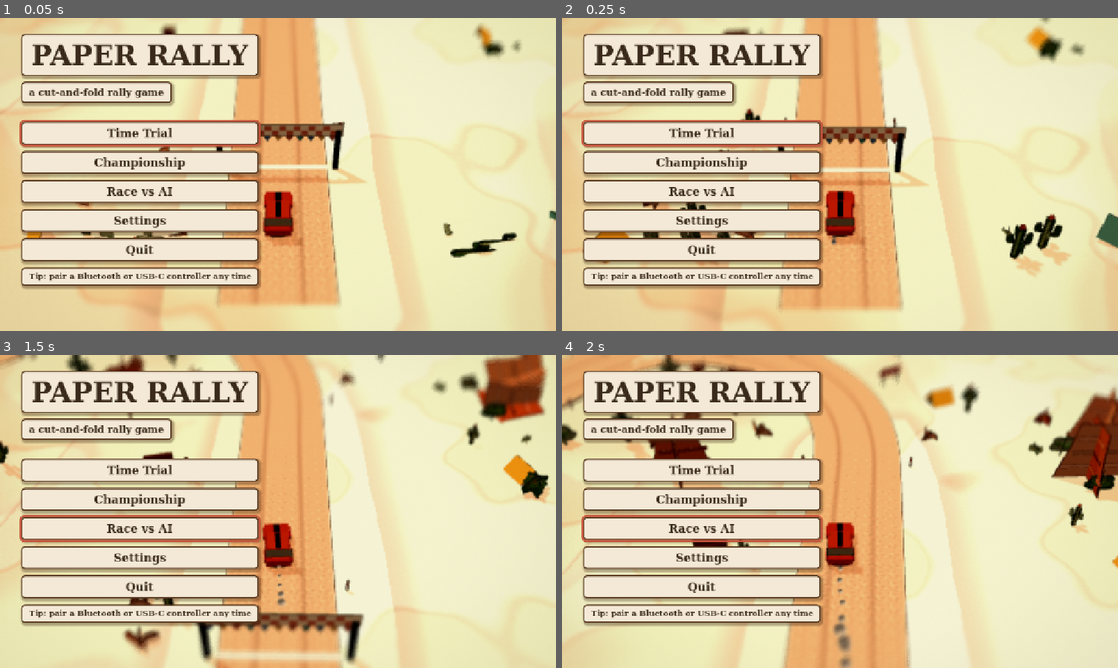
Above: before the commit, frames 1-4 (two rows, left to right).
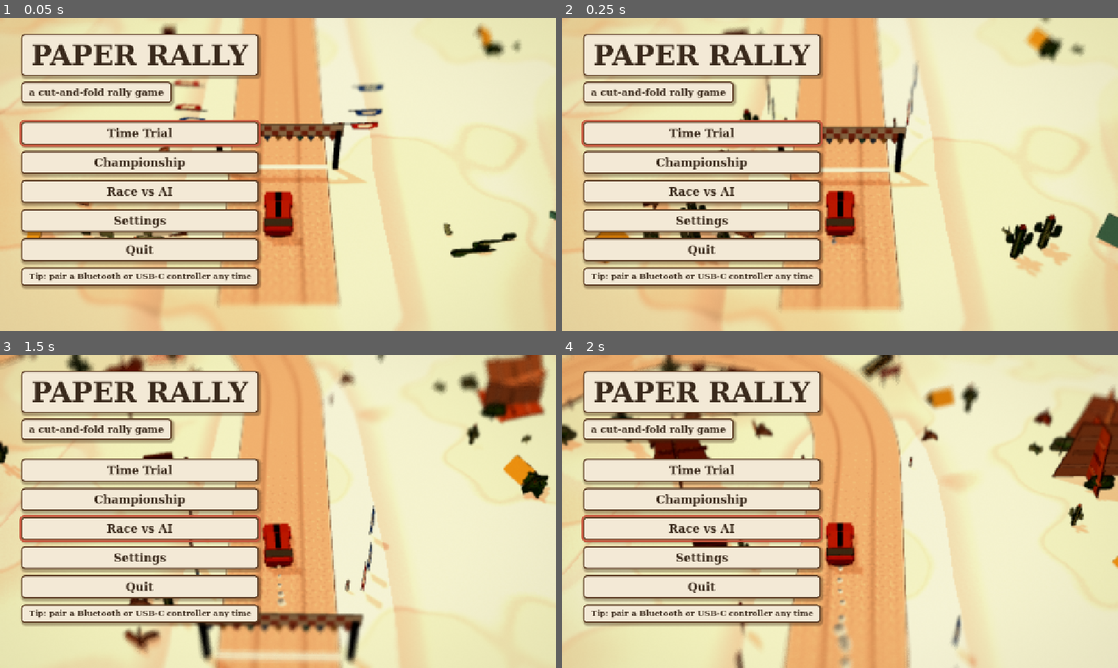
Above: after the commit, the same moments.

Repository: sparx1981/Rally
Game: Godot game, scene res://scenes/main.tscn
Two runs of this game, one before a commit and one after it. Both use one fixed random seed, a clock stepped at 60 frames per second and the inputs below.
Inputs (mouse positions are in pixels of both pictures, inside the frame that each line leads up to):
- Up to frame 1 (0.05 s): no input
- Up to frame 2 (0.25 s): no input
- Up to frame 3 (1.5 s): move the mouse to (400, 495) at 0.52 s; hold D (steer_right) 0.53-1.25 s; hold C (camera) 0.53-1.25 s; click (400, 495) at 0.67 s; drag from (166, 527) to (250, 574) at 1.27 s
- Up to frame 4 (2 s): no input

The runs differ from the first frame. In frame 1, 0.7% of the frame differs, in the area x 29-70%, y 19-71%; in frame 2, 0.4%; in frame 3, 0.7%; in frame 4, 1.2%, in the area x 0-100%, y 0-100%.

Commit message:
Signage and fictional sponsor banners, breakable small props, slope-aware landing fix
Co-Authored-By: Claude Opus 5.5 <noreply@anthropic.com>
Claude-Session: https://claude.ai/code/session_019LopR7CfQzTS2qzV1MAwgs

Diff:
--- a/scripts/car/car.gd
+++ b/scripts/car/car.gd
@@ -58,6 +58,8 @@
 var head_pos := Vector3(0.35, 1.3, 0)
 var lamp_pos := Vector3(0, 0.6, 2.0)
 var model_root: Node3D
+var _prev_gh := 0.0
+var _has_prev_gh := false
 
 var _body: Node3D
 var _wheels: Array = []
@@ -169,6 +171,7 @@
 	lat = lateral
 	y = track.surface_height(pos, s_pos, lateral)
 	vy = 0.0
+	_prev_gh = y
 	airborne = false
 	_sync_visual(0.0)
 
@@ -218,27 +221,31 @@
 		splashed.emit(absf(vel.dot(fwd())))
 	in_water = water
 	# Vertical: follow the road over crests and ramps; leave it when it falls away faster than gravity.
-	var gh = track.surface_height(pos, s, lat)
+	var gh := track.surface_height(pos, s, lat)
+	var ground_vy := (gh - _prev_gh) / dt if _has_prev_gh else 0.0
+	_prev_gh = gh
+	_has_prev_gh = true
 	if airborne:
 		air_time += dt
 		vy -= GRAVITY * dt
 		y += vy * dt
 		if y <= gh:
-			var hit_v := -vy
+			var hit_v := ground_vy - vy
 			y = gh
-			vy = 0.0
+			vy = ground_vy
 			airborne = false
 			if air_time > 0.12:
 				landed.emit(hit_v)
 	else:
-		var vy_ground = (gh - y) / dt
-		if vy_ground < vy - GRAVITY * dt * 1.5 and vy > -3.0:
+		# Ballistic if the ground drops away faster than gravity can pull the car down.
+		var predicted := y + vy * dt - 0.5 * GRAVITY * dt * dt
+		if gh < predicted - 0.02 and vy > ground_vy + 0.5:
 			airborne = true
 			air_time = 0.0
 			vy -= GRAVITY * dt
 			y += vy * dt
 		else:
-			vy = vy_ground
+			vy = ground_vy
 			y = gh
 	var grounded := 0.0 if airborne else 1.0
 	var f := fwd()
--- a/scripts/paper/pieces.gd
+++ b/scripts/paper/pieces.gd
@@ -5,6 +5,9 @@
 ## {mesh, r (collision radius), solid, h (height), size (flap size 0..1)}.
 
 const SKIN := [Color("#e8c4a0"), Color("#c99470"), Color("#8f5f42"), Color("#f0d2b4")]
+## Fictional sponsors (no real brands).
+const SPONSORS := [["FOLDLINE OIL", "#c8553d", "#efe3c8"], ["CARDSTOCK TYRES", "#2b2b2b", "#e8b04a"], ["CREASE COLA", "#3f6fa8", "#efe3c8"],
+	["PULPWORKS", "#2f8a8a", "#efe3c8"], ["SCISSOR SPEED", "#e8b04a", "#2b2b2b"], ["ORIGAMI AIR", "#efe3c8", "#c8553d"]]
 const CLOTHES := [Color("#c8553d"), Color("#3f6fa8"), Color("#e8b04a"), Color("#2f8a8a"), Color("#7a3b3b"), Color("#e2763a"), Color("#5f7f4a")]
 
 
@@ -34,6 +37,11 @@
 		"snowbank": return snowbank(pal, rng)
 		"spectators": return spectators(pal, rng)
 		"post": return marker_post(pal, rng)
+		"banner": return banner(rng)
+		"board": return billboard(rng)
+		"warn": return warn_sign(rng)
+		"km": return km_board(rng)
+		"flag": return feather_flag(rng)
 		"tape": return tape(pal, rng)
 	return bush(pal, rng)
 
@@ -472,6 +480,92 @@
 
 # --- functional track furniture ------------------------------------------------------------------
 
+## A label printed on a card: {text ("{TEXT}" = per-placement text), pos, yaw, size, color}.
+static func _label(text: String, pos: Vector3, yaw: float, size: int, col: Color) -> Dictionary:
+	return {"text": text, "pos": pos, "yaw": yaw, "size": size, "color": col}
+
+
+## Sponsor A-frame banner leaning back so its print faces the sky and the camera.
+static func banner(rng: RandomNumberGenerator) -> Dictionary:
+	var b := PaperKit.Builder.new(rng.randi())
+	var sp: Array = SPONSORS[rng.randi() % SPONSORS.size()]
+	var bg := Color(sp[1])
+	var fg := Color(sp[2])
+	var w := 5.6
+	var pitch := -0.95
+	var T := Transform3D(Basis(Vector3.RIGHT, pitch), Vector3(0, 0.12, 0))
+	b.card(PaperKit.rect(w, 1.3, 0, 0), T, bg, {"thick": 0.05, "edge": 0.05, "lip": 0.05})
+	b.card(PaperKit.rect(w - 0.3, 0.07, 0, 0.18), T * Transform3D(Basis(), Vector3(0, 0, 0.03)), fg, {"thick": 0.005, "edge": 0.0, "lip": 0.0, "sides": false})
+	for x in [-w * 0.42, w * 0.42]:
+		var top := T * Vector3(x, 1.2, 0)
+		b.slab(Vector3(x - 0.08, 0.0, top.z - 0.9), Vector3(x + 0.08, 0.0, top.z - 0.9), Vector3(x + 0.08, top.y, top.z - 0.05), Vector3(x - 0.08, top.y, top.z - 0.05), 0.04, Color("#6a4a32"))
+	var out := _out(b, 0.5, false, 1.2, 0.4)
+	out["labels"] = [{"text": sp[0], "pos": T * Vector3(0, 0.72, 0.035), "yaw": 0.0, "pitch": pitch, "size": 60, "color": fg}]
+	out["breakable"] = true
+	return out
+
+
+## A big roadside billboard, tilted back on struts.
+static func billboard(rng: RandomNumberGenerator) -> Dictionary:
+	var b := PaperKit.Builder.new(rng.randi())
+	var sp: Array = SPONSORS[rng.randi() % SPONSORS.size()]
+	var bg := Color(sp[1])
+	var fg := Color(sp[2])
+	var pitch := -0.7
+	var T := Transform3D(Basis(Vector3.RIGHT, pitch), Vector3(0, 0.3, 0))
+	b.card(PaperKit.rrect(4.4, 2.2, 0.08, 0, 0), T, bg, {"thick": 0.06, "edge": 0.05, "lip": 0.06})
+	b.card(PaperKit.rrect(4.0, 0.12, 0.04, 0, 0.55), T * Transform3D(Basis(), Vector3(0, 0, 0.035)), fg, {"thick": 0.005, "edge": 0.0, "lip": 0.0, "sides": false})
+	for x in [-1.6, 1.6]:
+		var top := T * Vector3(x, 2.1, 0)
+		b.box(Vector3(x, top.y * 0.5, top.z - 0.1), Vector3(0.16, top.y, 0.16), Transform3D(), Color("#6a4a32"))
+	var out := _out(b, 1.0, true, 2.0, 0.55)
+	out["labels"] = [{"text": sp[0], "pos": T * Vector3(0, 1.4, 0.04), "yaw": 0.0, "pitch": pitch, "size": 76, "color": fg},
+		{"text": "RALLY PARTNER", "pos": T * Vector3(0, 0.85, 0.04), "yaw": 0.0, "pitch": pitch, "size": 36, "color": fg}]
+	out["breakable"] = true
+	return out
+
+
+## Warning triangle on a post with a word plate underneath ("{TEXT}": JUMP / WATER / CHICANE ...).
+static func warn_sign(rng: RandomNumberGenerator) -> Dictionary:
+	var b := PaperKit.Builder.new(rng.randi())
+	b.card(PaperKit.rect(0.14, 1.9), Transform3D(), Color("#5a5a5a"), {"thick": 0.05, "edge": 0.0, "lip": 0.0})
+	var tri := PackedVector2Array([Vector2(-0.6, 1.5), Vector2(0.6, 1.5), Vector2(0, 2.5)])
+	b.card(tri, Transform3D(), Color("#c8553d"), {"thick": 0.05, "edge": 0.04, "lip": 0.04})
+	b.card(PaperKit.scaled(tri, 0.68, Vector2(0, 1.82)), Transform3D(Basis(), Vector3(0, 0, 0.035)), PaperKit.CREAM, {"thick": 0.01, "edge": 0.0, "lip": 0.0, "sides": false})
+	b.card(PaperKit.rect(0.08, 0.3, 0, 1.68), Transform3D(Basis(), Vector3(0, 0, 0.045)), Color("#2b2b2b"), {"thick": 0.005, "edge": 0.0, "lip": 0.0, "sides": false})
+	b.card(PaperKit.circle(0.05, 0, 1.6, 6), Transform3D(Basis(), Vector3(0, 0, 0.045)), Color("#2b2b2b"), {"thick": 0.005, "edge": 0.0, "lip": 0.0, "sides": false})
+	b.card(PaperKit.rrect(1.3, 0.42, 0.05, 0, 0.95), Transform3D(), PaperKit.CREAM, {"thick": 0.04, "edge": 0.03, "lip": 0.0})
+	var out := _out(b, 0.3, true, 2.5, 0.35)
+	out["labels"] = [_label("{TEXT}", Vector3(0, 1.16, 0.03), 0.0, 40, Color("#2b2b2b"))]
+	out["breakable"] = true
+	return out
+
+
+## Distance board ("{TEXT}": 1 KM, 2 KM ...).
+static func km_board(rng: RandomNumberGenerator) -> Dictionary:
+	var b := PaperKit.Builder.new(rng.randi())
+	b.card(PaperKit.rect(0.12, 1.2), Transform3D(), Color("#5a5a5a"), {"thick": 0.05, "edge": 0.0, "lip": 0.0})
+	b.card(PaperKit.rrect(1.1, 0.7, 0.06, 0, 1.0), Transform3D(), Color("#f2f2ee"), {"thick": 0.05, "edge": 0.04, "lip": 0.0})
+	b.card(PaperKit.rrect(1.0, 0.08, 0.02, 0, 1.08), Transform3D(Basis(), Vector3(0, 0, 0.03)), Color("#3f6fa8"), {"thick": 0.005, "edge": 0.0, "lip": 0.0, "sides": false})
+	var out := _out(b, 0.3, true, 1.7, 0.3)
+	out["labels"] = [_label("{TEXT}", Vector3(0, 1.4, 0.03), 0.0, 44, Color("#2b2b2b"))]
+	out["breakable"] = true
+	return out
+
+
+## Sponsor feather flag on a bent pole.
+static func feather_flag(rng: RandomNumberGenerator) -> Dictionary:
+	var b := PaperKit.Builder.new(rng.randi())
+	var sp: Array = SPONSORS[rng.randi() % SPONSORS.size()]
+	b.card(PaperKit.rect(0.07, 3.2), Transform3D(), Color("#3a3430"), {"thick": 0.04, "edge": 0.0, "lip": 0.0})
+	var f := PackedVector2Array([Vector2(0.05, 0.6), Vector2(0.75, 0.75), Vector2(0.85, 2.4), Vector2(0.55, 3.1), Vector2(0.05, 3.15)])
+	b.card(f, Transform3D(), Color(sp[1]), {"thick": 0.02, "edge": 0.03, "lip": 0.03})
+	b.card(PaperKit.scaled(f, 0.55, Vector2(0.45, 1.9)), Transform3D(Basis(), Vector3(0, 0, 0.015)), Color(sp[2]), {"thick": 0.005, "edge": 0.0, "lip": 0.0})
+	var out := _out(b, 0.25, false, 3.2, 0.4)
+	out["breakable"] = true
+	return out
+
+
 ## Road-edge marker post: chunky red-and-cream striped card post with a reflector dot.
 static func marker_post(pal: Dictionary, rng: RandomNumberGenerator) -> Dictionary:
 	var b := PaperKit.Builder.new(rng.randi())
--- a/scripts/race/race.gd
+++ b/scripts/race/race.gd
@@ -195,6 +195,8 @@
 		_collide()
 		if state == State.RACING:
 			race_time += FIXED
+	if sim_dt > 0.0 and OS.get_cmdline_user_args().has("--trace") and Engine.get_process_frames() % 10 == 0:
+		print("TRACE s=%.1f lat=%.2f v=%.1f y=%.2f air=%s steer=%.2f slip=%.2f h=%.2f" % [player.s, player.lat, player.v_long, player.y, player.airborne, player.steer, player.slip, player.h])
 	_check_finish()
 	camera.follow(dt)
 	stage.set_bonnet(camera.view_index() == ChaseCamera.BONNET)
@@ -302,9 +304,20 @@
 	for c in cars:
 		var f := c.fwd()
 		var r := c.right_axis()
-		for o in stage.scenery.solids_near(c.pos):
+		for o in stage.scenery.props_near(c.pos):
 			var op := Vector2(o[0], o[1])
-			var rad := float(o[2])
+			var rad := absf(float(o[2]))
+			if o[4]:
+				# Small props break instead of stopping the car.
+				var dd := op - c.pos
+				if absf(dd.dot(r)) < c.half_wid + rad and absf(dd.dot(f)) < c.half_len + rad and not c.airborne:
+					stage.scenery.break_piece(int(o[3]), c.vel)
+					c.vel *= 0.97
+					_debris(Vector3(op.x, c.y + 0.5, op.y), 8.0)
+					if c == player:
+						Haptics.impulse(0.25, 0.06)
+						Sfx.impact(0.25, true)
+				continue
 			var d := op - c.pos
 			var lx := clampf(d.dot(r), -c.half_wid, c.half_wid)
 			var lz := clampf(d.dot(f), -c.half_len, c.half_len)
--- a/scripts/world/scenery.gd
+++ b/scripts/world/scenery.gd
@@ -15,7 +15,10 @@
 var material: Material
 var lib := {}                 # kind -> Array of variant dicts
 var placements: Array = []    # {kind, var, pos(Vector2), yaw, out_yaw, s, delay}
-var obstacles := {}           # Vector2i cell -> Array of [x, z, r]
+var obstacles := {}           # Vector2i cell -> Array of [x, z, r (<0 = not solid), placement index, breakable]
+var broken := {}              # placement index -> true
+const BREAKABLE := ["post", "tape", "bale", "crates", "tuft", "flowers", "bush", "snowbank", "heather", "tent", "cactus",
+	"_chev_l", "_chev_r", "banner", "board", "warn", "km", "flag"]
 var puddles: Array = []       # [Vector2 pos, radius]
 var popups := true
 var draw_distance := 110.0
@@ -47,7 +50,7 @@
 	var kinds: Dictionary = stage_def["kinds"]
 	var seed_base: int = stage_def["seed"]
 	var all_kinds := kinds.keys()
-	for extra in ["spectators", "post", "tape", "bale", "rock", "logs"]:
+	for extra in ["spectators", "post", "tape", "bale", "rock", "logs", "banner", "board", "warn", "km", "flag"]:
 		if not extra in all_kinds:
 			all_kinds.append(extra)
 	for k in all_kinds:
@@ -55,6 +58,8 @@
 		var nv := 2 if k in ["house", "barn", "cabin", "mesa", "spectators"] else 3
 		if k == "house":
 			nv = 4
+		if k in ["banner", "board", "flag"]:
+			nv = 6
 		for i in nv:
 			vars.append(Pieces.make(k, pal, seed_base * 31 + hash(k) % 1000 + i * 101))
 		lib[k] = vars
@@ -114,6 +119,7 @@
 				var sp := track.pts[ia] + track.nrm[ia] * (out_lat + signf(out_lat) * 4.0)
 				_try_add("spectators", sp, rng, track.dist[ia], false)
 	_place_hazard_props(rng)
+	_place_signage(rng)
 	# Puddles on wet stages.
 	var wd: Dictionary = Catalog.weather(stage_def["weather"])
 	if wd["kind"] == "rain":
@@ -126,6 +132,15 @@
 				puddles.append([pos, rng.randf_range(1.1, 1.9)])
 			ps += rng.randf_range(25.0, 70.0)
 	placements.sort_custom(func(a, b): return float(a["s"]) + float(a["delay"]) < float(b["s"]) + float(b["delay"]))
+	# Link obstacle entries to their placement index (after sorting).
+	var by_pos := {}
+	for i in placements.size():
+		var pp: Vector2 = placements[i]["pos"]
+		by_pos[pp] = i
+		placements[i]["_idx"] = i
+	for key in obstacles.keys():
+		for o in obstacles[key]:
+			o[3] = by_pos.get(Vector2(o[0], o[1]), -1)
 
 
 ## Rally-game roadside: marker posts along the edges, rocks / logs / bales on the inside of tight
@@ -200,7 +215,7 @@
 	return false
 
 
-func _add(kind: String, vi: int, p: Vector2, yaw: float, s: float, rng: RandomNumberGenerator, solid: bool) -> void:
+func _add(kind: String, vi: int, p: Vector2, yaw: float, s: float, rng: RandomNumberGenerator, solid: bool, text := "") -> void:
 	var r: float = lib[kind][vi]["r"]
 	# Fold direction: away from the road.
 	var hit: Array = track.project(p, track.index_at(s))
@@ -209,12 +224,152 @@
 	var away := Vector2(-tg.y, tg.x) * signf(lat if lat != 0.0 else 1.0)
 	var out_yaw := atan2(away.x, away.y)
 	placements.append({"kind": kind, "var": vi, "pos": p, "yaw": yaw, "out_yaw": out_yaw, "s": s,
-		"delay": rng.randf_range(0.0, 14.0)})
-	# Every piece registers for overlap tests; only solid ones collide with cars.
+		"delay": rng.randf_range(0.0, 14.0), "text": text})
+	# Every piece registers for overlap tests; solid ones collide, small ones break.
 	var c := Vector2i(floori(p.x / 8.0), floori(p.y / 8.0))
 	if not obstacles.has(c):
 		obstacles[c] = []
-	obstacles[c].append([p.x, p.y, r if solid else -r])
+	obstacles[c].append([p.x, p.y, r if solid else -r, -1, kind in BREAKABLE])
+
+
+## Rally furniture: sponsor banners and billboards along the stage, warning boards before every
+## hazard, distance boards each kilometre, flags at the start and finish.
+func _place_signage(rng: RandomNumberGenerator) -> void:
+	var w := track.width
+	var s := 60.0
+	var side := 1.0
+	while s < track.length - 60.0:
+		var i := track.index_at(s)
+		if track.feature_at(s, "splash", 10.0).is_empty() and track.heights[i] <= 0.0:
+			var pos := track.pts[i] + track.nrm[i] * side * (w * 0.5 + 3.4)
+			if track.clearance(pos) > w * 0.5 + 2.0:
+				_add("banner", rng.randi() % 6, pos, track.heading_at(i) + PI + side * 0.35, s, rng, false)
+			if rng.randf() < 0.45:
+				var bp := track.pts[i] + track.nrm[i] * -side * (w * 0.5 + 8.0)
+				if track.clearance(bp) > w * 0.5 + 5.0:
+					_add("board", rng.randi() % 6, bp, track.heading_at(i) + PI - side * 0.3, s, rng, true)
+		side = -side
+		s += rng.randf_range(110.0, 170.0)
+	var words := {"jump": "JUMP", "crest": "CREST", "splash": "WATER", "chicane": "CHICANE"}
+	for f in track.features:
+		var ws: float = float(f["s0"]) - 55.0
+		var j := track.index_at(ws)
+		var pos := track.pts[j] + track.nrm[j] * (w * 0.5 + 1.8)
+		if track.clearance(pos) > w * 0.5 + 1.0:
+			_add("warn", 0, pos, track.heading_at(j) + PI + 0.25, ws, rng, true, words.get(f["type"], "CAUTION"))
+	var km := 1
+	while km * 1000.0 < track.finish_s - 50.0:
+		var j := track.index_at(track.start_s + km * 1000.0)
+		var pos := track.pts[j] + track.nrm[j] * (w * 0.5 + 2.2)
+		_add("km", 0, pos, track.heading_at(j) + PI + 0.25, track.dist[j], rng, true, "%d KM" % km)
+		km += 1
+	for at in [track.start_s + 6.0, track.finish_s + 8.0]:
+		for k in 3:
+			var j := track.index_at(at + k * 3.0)
+			for sd in [-1.0, 1.0]:
+				var pos = track.pts[j] + track.nrm[j] * sd * (w * 0.5 + 2.0 + k * 0.6)
+				_add("flag", rng.randi() % 6, pos, track.heading_at(j) + PI * 0.5 * sd, track.dist[j], rng, false)
+	var fj := track.index_at(track.finish_s - 60.0)
+	_add("warn", 0, track.pts[fj] + track.nrm[fj] * (w * 0.5 + 1.8), track.heading_at(fj) + PI + 0.25, track.dist[fj], rng, true, "FINISH")
+
+
+## Labels printed on a piece's cards.
+func _make_labels(parent: Node3D, info: Dictionary, text: String) -> void:
+	if not info.has("labels"):
+		return
+	for lb in info["labels"]:
+		var l := Label3D.new()
+		var t: String = lb["text"]
+		l.text = text if t == "{TEXT}" else t
+		l.font = PaperTheme.font()
+		l.font_size = lb["size"]
+		l.pixel_size = 0.009
+		l.modulate = lb["color"]
+		l.outline_size = 0
+		l.shaded = true
+		l.double_sided = false
+		l.alpha_cut = Label3D.ALPHA_CUT_DISCARD
+		l.position = lb["pos"]
+		l.rotation = Vector3(float(lb.get("pitch", 0.0)), float(lb["yaw"]), 0.0)
+		l.visibility_range_end = draw_distance * 0.7
+		parent.add_child(l)
+
+
+## Props near p that a car can hit: Array of [x, z, r, index, breakable] (broken ones excluded).
+func props_near(p: Vector2) -> Array:
+	var out: Array = []
+	var c := Vector2i(floori(p.x / 8.0), floori(p.y / 8.0))
+	for dx in range(-1, 2):
+		for dy in range(-1, 2):
+			var key := Vector2i(c.x + dx, c.y + dy)
+			if obstacles.has(key):
+				for o in obstacles[key]:
+					if (float(o[2]) > 0.0 or o[4]) and not broken.has(o[3]):
+						out.append(o)
+	return out
+
+
+# --- breaking small props -------------------------------------------------------------------------
+
+var _tumblers: Array = []
+var _mm_map := {}   # placement index -> [MultiMesh, instance]
+
+
+## Knock a small prop over: hide it and send a copy tumbling away from the car.
+func break_piece(idx: int, car_vel: Vector2) -> void:
+	if idx < 0 or broken.has(idx):
+		return
+	broken[idx] = true
+	var pl: Dictionary = placements[idx]
+	var p: Vector2 = pl["pos"]
+	var start := Transform3D(Basis(Vector3.UP, float(pl["yaw"])), Vector3(p.x, _ground(p) + 0.02, p.y))
+	if popups and idx < _pivots.size():
+		start = _pivots[idx].get_child(0).global_transform
+		_pivots[idx].visible = false
+		_up.erase(idx)
+		_active.erase(idx)
+	elif _mm_map.has(idx):
+		var mm: MultiMesh = _mm_map[idx][0]
+		mm.set_instance_transform(_mm_map[idx][1], Transform3D(Basis().scaled(Vector3.ONE * 0.001), Vector3(0, -50, 0)))
+	var mi := MeshInstance3D.new()
+	mi.mesh = _piece_mesh(pl)
+	mi.material_override = material
+	add_child(mi)
+	mi.global_transform = start
+	_make_labels(mi, lib[pl["kind"]][pl["var"]], pl.get("text", ""))
+	var dir := car_vel.normalized() if car_vel.length() > 0.5 else Vector2.UP
+	var spd := clampf(car_vel.length() * 0.6, 3.0, 16.0)
+	var v := Vector3(dir.x * spd + randf_range(-2, 2), randf_range(4.0, 7.0), dir.y * spd + randf_range(-2, 2))
+	var axis := Vector3(randf_range(-1, 1), randf_range(-0.3, 0.3), randf_range(-1, 1)).normalized()
+	_tumblers.append({"node": mi, "vel": v, "axis": axis, "spin": randf_range(5.0, 11.0), "rest": false})
+	if _tumblers.size() > 40:
+		var old: Dictionary = _tumblers.pop_front()
+		(old["node"] as Node3D).queue_free()
+
+
+func _process(delta: float) -> void:
+	for t in _tumblers:
+		if t["rest"]:
+			continue
+		var n: Node3D = t["node"]
+		var v: Vector3 = t["vel"]
+		v.y -= 22.0 * delta
+		n.global_position += v * delta
+		n.rotate(t["axis"], float(t["spin"]) * delta)
+		var g := _ground(Vector2(n.global_position.x, n.global_position.z))
+		if n.global_position.y < g + 0.05 and v.y < 0.0:
+			if absf(v.y) > 4.0:
+				v.y = -v.y * 0.3
+				v.x *= 0.5
+				v.z *= 0.5
+				t["spin"] = float(t["spin"]) * 0.4
+			else:
+				# Comes to rest lying on its side, like a dropped card.
+				n.global_position.y = g + 0.05
+				var yaw := n.global_rotation.y
+				n.global_transform.basis = Basis(Vector3.UP, yaw) * Basis(Vector3.RIGHT, PI * 0.5)
+				t["rest"] = true
+		t["vel"] = v
 
 
 ## Solid obstacles near p (for car collisions): Array of [x, z, r].
@@ -275,6 +430,7 @@
 	add_child(_content)
 	_pivots.clear()
 	_springs.clear()
+	_mm_map.clear()
 	_active.clear()
 	_up.clear()
 	_pgrid.clear()
@@ -308,6 +464,7 @@
 		mi.rotation.y = float(pl["yaw"]) - float(pl["out_yaw"])
 		mi.visibility_range_end = draw_distance
 		pivot.add_child(mi)
+		_make_labels(mi, lib[pl["kind"]][pl["var"]], pl.get("text", ""))
 		pivot.rotation.x = PI * 0.5
 		pivot.visible = false
 		_content.add_child(pivot)
@@ -332,6 +489,7 @@
 	var groups := {}
 	for pl in placements:
 		var key := "%d|%s|%d" % [int(float(pl["s"]) / CHUNK), pl["kind"], pl["var"]]
+
 		if not groups.has(key):
 			groups[key] = []
 		groups[key].append(pl)
@@ -350,6 +508,12 @@
 			var p: Vector2 = arr[i]["pos"]
 			var t := Transform3D(Basis(Vector3.UP, float(arr[i]["yaw"])), Vector3(p.x, _ground(p) + 0.02, p.y) - center)
 			mm.set_instance_transform(i, t)
+			_mm_map[int(arr[i]["_idx"])] = [mm, i]
+			if lib[arr[i]["kind"]][arr[i]["var"]].has("labels"):
+				var holder := Node3D.new()
+				_content.add_child(holder)
+				holder.transform = Transform3D(t.basis, center + t.origin)
+				_make_labels(holder, lib[arr[i]["kind"]][arr[i]["var"]], arr[i].get("text", ""))
 		var mmi := MultiMeshInstance3D.new()
 		mmi.multimesh = mm
 		mmi.material_override = material
@@ -374,7 +538,7 @@
 			if not _pgrid.has(key):
 				continue
 			for i in _pgrid[key]:
-				if _up.has(i):
+				if _up.has(i) or broken.has(i):
 					continue
 				if _ppos[i].distance_to(center) < radius - _jitter[i]:
 					_up[i] = true
@@ -391,7 +555,7 @@
 		var sp: FlapSpring = _springs[i]
 		var p := sp.step(dt)
 		_pivots[i].rotation.x = (1.0 - p) * PI * 0.5
-		_pivots[i].visible = p > 0.01
+		_pivots[i].visible = p > 0.01 and not broken.has(i)
 		if sp.at_rest:
 			_active.erase(i)
 	if rose > 0:
--- a/shaders/puff.gdshader
+++ b/shaders/puff.gdshader
@@ -4,13 +4,13 @@
 render_mode diffuse_lambert, specular_disabled, cull_back;
 
 uniform vec3 leak : source_color = vec3(0.627, 0.376, 0.172);
-uniform float wrap = 0.45;
+uniform float wrap = 0.85;
 uniform vec3 tint : source_color = vec3(1.0);
 
 void fragment() {
 	// Flat facets: crumpled paper, not a smooth sphere.
 	NORMAL = normalize(cross(dFdx(VERTEX), dFdy(VERTEX)));
-	ALBEDO = COLOR.rgb * tint;
+	ALBEDO = min(COLOR.rgb * tint * 1.2, vec3(1.0));
 	ROUGHNESS = 1.0;
 	SPECULAR = 0.0;
 }
